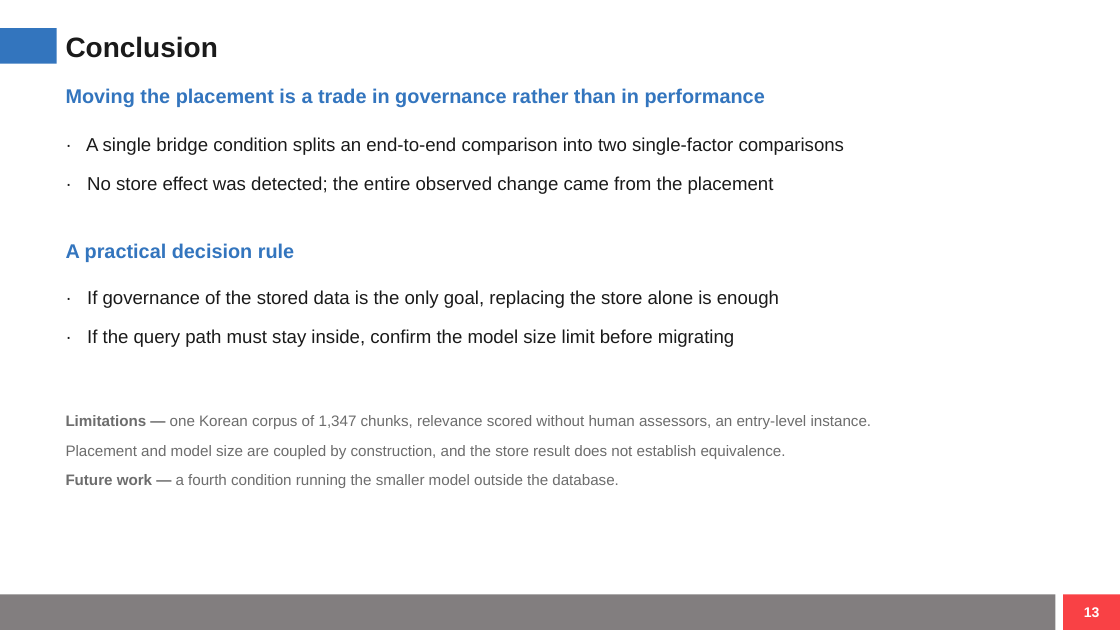
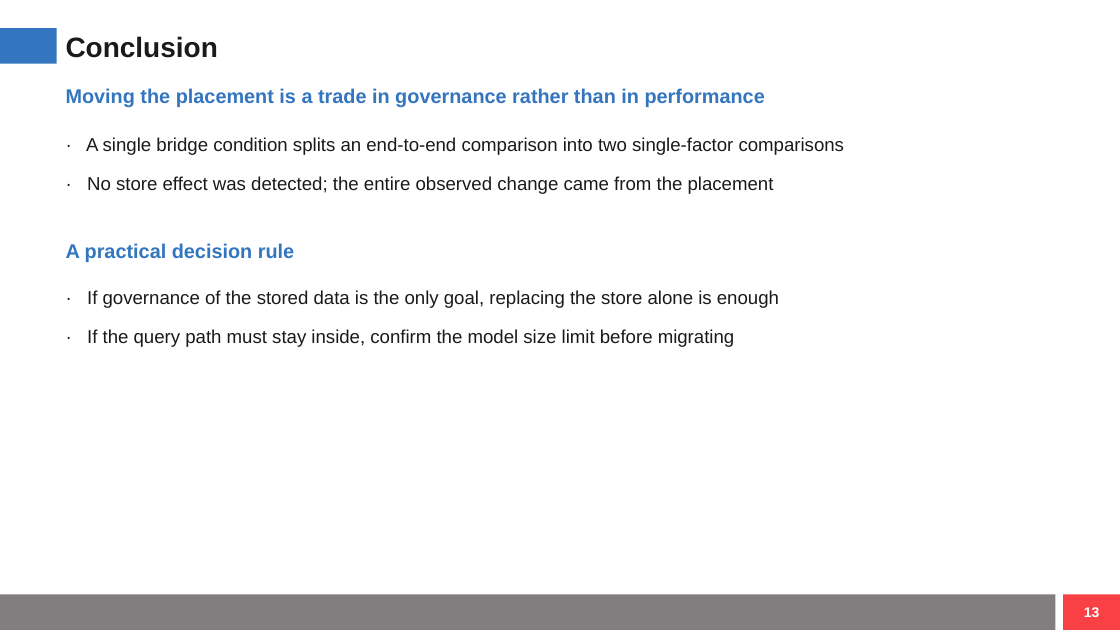
Before and after one commit to YJlang/DILAB_cp, a slide deck: slide 14 of docs/reference/PyGeek2026_발표_윤준하_rev7.pptx. Drawn at 1120x630 pixels with LibreOffice and Linux fonts; fonts in the diff are those of the drawing. Boxes give left, top, right and bottom in pixels: in the first picture for what was removed or moved away, otherwise in the second. Text is boxed around its words. In the diff, an @@ line names an element or a change of style, - is before the commit and + after.

```diff
--- a/docs/reference/PyGeek2026_발표_윤준하_rev7.pptx
+++ b/docs/reference/PyGeek2026_발표_윤준하_rev7.pptx
@@ text removed at (66,415,872,488) @@
-Limitations — one Korean corpus of 1,347 chunks, relevance scored without human assessors, an entry-level instance.
-Placement and model size are coupled by construction, and the store result does not establish equivalence.
-Future work — a fourth condition running the smaller model outside the database.
```
Also in this commit, not shown: 1 other slide changed.
